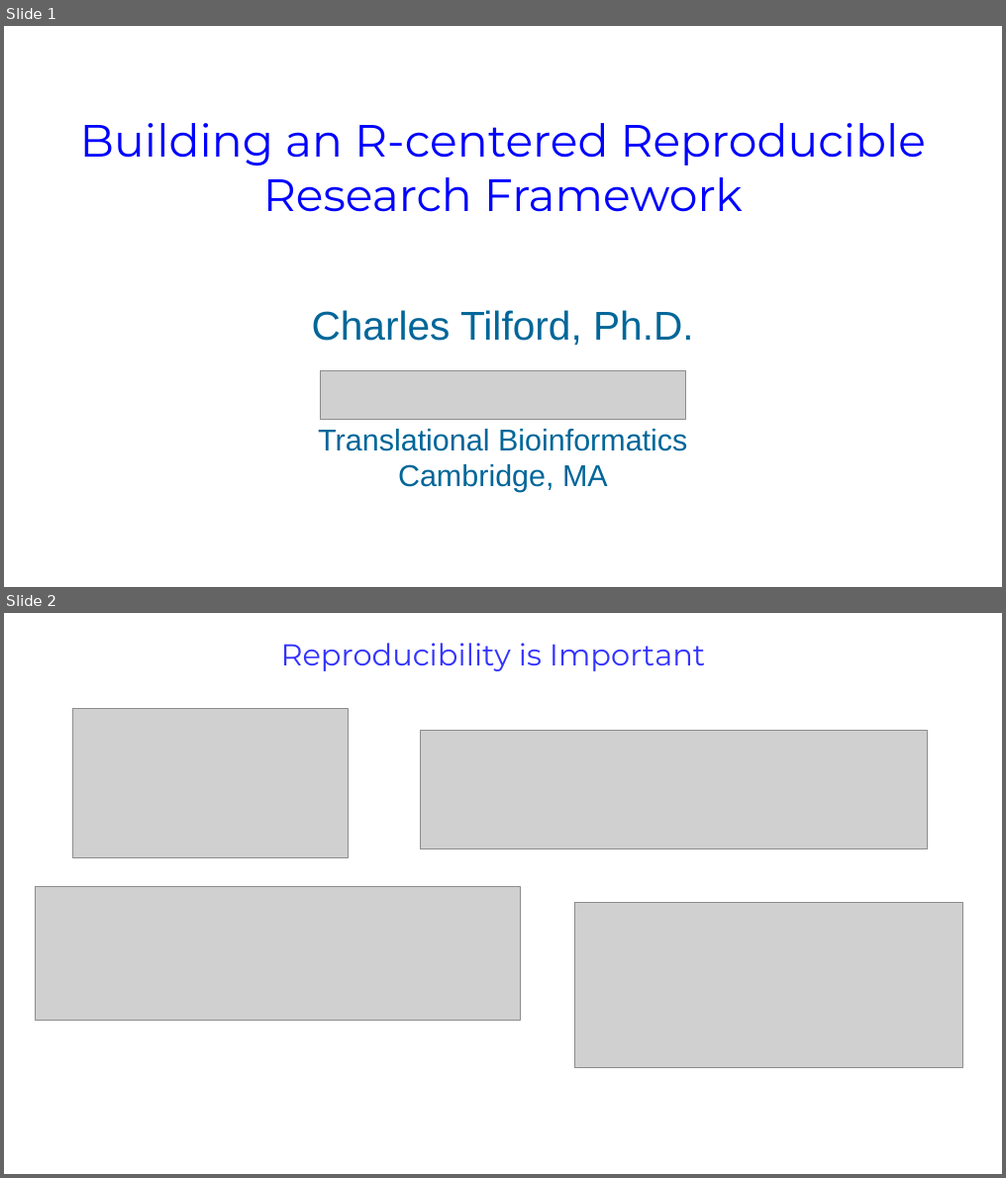
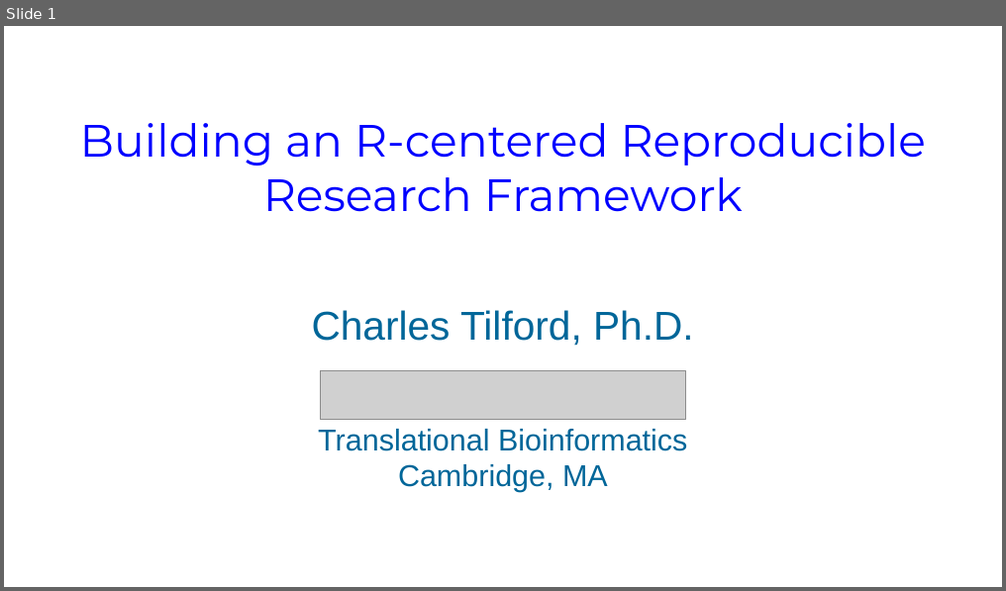
Before and after one commit to maptracker/EARL-2018, a slide deck: BCBB Lightning Talk/BCBB Lightning Talk.odp. Shown one above the other, each under a label of ours: slides 1 and 2 before the commit, slide 1 after it. The pictures are 1006x1178 and 1006x591 pixels, drawn with LibreOffice and Linux fonts; fonts in the diff are those of the drawing; grey boxes stand for pictures. Boxes give left, top, right and bottom in pixels: in the first picture for what was removed or moved away, otherwise in the second. Text is boxed around its words. In the diff, an @@ line names an element or a change of style, - is before the commit and + after.

```diff
--- a/BCBB Lightning Talk/BCBB Lightning Talk.odp
+++ b/BCBB Lightning Talk/BCBB Lightning Talk.odp
@@ slide 2 removed at bbox=[4, 613, 1002, 1174], background #FFFFFF @@
@@ text removed at bbox=[281, 643, 705, 671] @@
-Reproducibility is Important
@@ picture removed at bbox=[73, 709, 349, 859] @@
@@ picture removed at bbox=[420, 731, 928, 850] @@
@@ picture removed at bbox=[35, 887, 520, 1021] @@
@@ picture removed at bbox=[574, 903, 963, 1067] @@
```
Also in this commit, not shown: 2 slides changed, 1 slide added, 1 other file.
